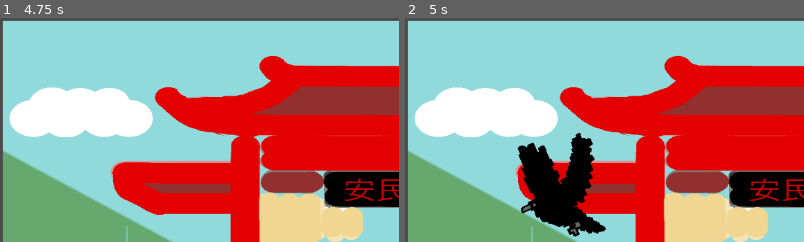
Above: before the commit, frames 1-2 (left to right).
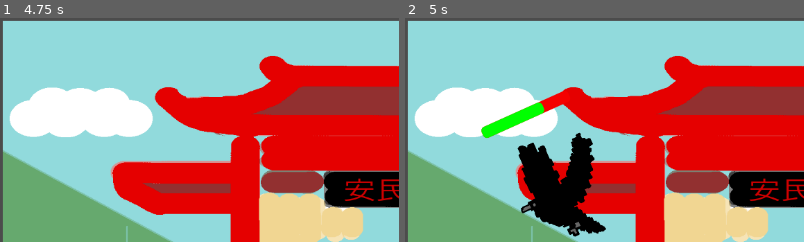
Above: after the commit, the same moments.

Repository: jwang5-dot/12-DT-Project
Game: Godot game, scene res://scene/Level 2.tscn
The game is run twice, just before and just after one commit, with the same random seed, the same clock (stepped at 60 frames per second) and the same inputs. This scene is started directly instead of the project's main scene.
Inputs (mouse positions are % of the whole screen's width and height, from its top left):
- Up to frame 1 (4.75 s): tap Enter (ui_accept) at 0.5, 0.77, 1.52, 3.02, 3.77, 4.25, 4.52 s; move the mouse to (72, 45) at 0.52 s; hold Right (ui_right) 0.53-2.03 s; move the mouse to (30, 55) at 1.27 s; move the mouse to (60, 28) at 2.02 s; hold Left (ui_left) 2.03-2.78 s; move the mouse to (45, 70) at 2.77 s; hold Right (ui_right) 2.78-4.28 s; move the mouse to (80, 65) at 3.52 s; move the mouse to (20, 35) at 4.27 s; hold Left (ui_left) from 4.28 s (still down)
- Up to frame 2 (5 s): keep holding Left (ui_left)
The pictures show only the part of the screen within x 0-50%, y 0-50%; the shares and areas given below are measured in that part.

Frame 1 is identical in both runs. In frame 2, 1.2% of the frame differs, in the area x 19-40%, y 32-54%.

Commit message:
health bar on top of enemies

Diff:
--- a/assessment-game/scene/Enemy.tscn
+++ b/assessment-game/scene/Enemy.tscn
@@ -6,6 +6,22 @@
 [sub_resource type="CapsuleShape2D" id="CapsuleShape2D_dregr"]
 radius = 73.0
 height = 202.0
+
+[sub_resource type="StyleBoxFlat" id="StyleBoxFlat_dregr"]
+bg_color = Color(0.9647059, 0, 0, 1)
+corner_radius_top_left = 6
+corner_radius_top_right = 6
+corner_radius_bottom_right = 6
+corner_radius_bottom_left = 6
+corner_detail = 6
+
+[sub_resource type="StyleBoxFlat" id="StyleBoxFlat_sja4v"]
+bg_color = Color(0.019607844, 1, 0, 1)
+corner_radius_top_left = 6
+corner_radius_top_right = 6
+corner_radius_bottom_right = 6
+corner_radius_bottom_left = 6
+corner_detail = 6
 
 [node name="CharacterBody2D" type="CharacterBody2D" unique_id=1653680679]
 script = ExtResource("1_dregr")
@@ -18,3 +34,17 @@
 position = Vector2(0, 7)
 scale = Vector2(0.7366667, 0.73333335)
 texture = ExtResource("1_uramm")
+
+[node name="ProgressBar" type="ProgressBar" parent="." unique_id=1156493572]
+offset_left = 500.0
+offset_top = 170.0
+offset_right = 637.0
+offset_bottom = 187.0
+theme_override_styles/background = SubResource("StyleBoxFlat_dregr")
+theme_override_styles/fill = SubResource("StyleBoxFlat_sja4v")
+max_value = 10.0
+step = 1.0
+value = 7.0
+show_percentage = false
+
+[node name="CanvasLayer" type="CanvasLayer" parent="ProgressBar" unique_id=1865486663]
--- a/assessment-game/scene/EnemyRC.tscn
+++ b/assessment-game/scene/EnemyRC.tscn
@@ -6,6 +6,22 @@
 [sub_resource type="CapsuleShape2D" id="CapsuleShape2D_nhns0"]
 radius = 83.0
 height = 232.0
+
+[sub_resource type="StyleBoxFlat" id="StyleBoxFlat_252ky"]
+bg_color = Color(0.9647059, 0, 0, 1)
+corner_radius_top_left = 6
+corner_radius_top_right = 6
+corner_radius_bottom_right = 6
+corner_radius_bottom_left = 6
+corner_detail = 6
+
+[sub_resource type="StyleBoxFlat" id="StyleBoxFlat_wew88"]
+bg_color = Color(0.019607844, 1, 0, 1)
+corner_radius_top_left = 6
+corner_radius_top_right = 6
+corner_radius_bottom_right = 6
+corner_radius_bottom_left = 6
+corner_detail = 6
 
 [node name="CharacterBody2D" type="CharacterBody2D" unique_id=1277688742]
 script = ExtResource("1_252ky")
@@ -18,3 +34,17 @@
 position = Vector2(612, 308)
 scale = Vector2(0.86, 0.87)
 texture = ExtResource("2_wew88")
+
+[node name="ProgressBar" type="ProgressBar" parent="." unique_id=1700341769]
+offset_left = 544.0
+offset_top = 146.0
+offset_right = 681.0
+offset_bottom = 163.0
+theme_override_styles/background = SubResource("StyleBoxFlat_252ky")
+theme_override_styles/fill = SubResource("StyleBoxFlat_wew88")
+max_value = 10.0
+step = 1.0
+value = 7.0
+show_percentage = false
+
+[node name="CanvasLayer" type="CanvasLayer" parent="ProgressBar" unique_id=78874855]
